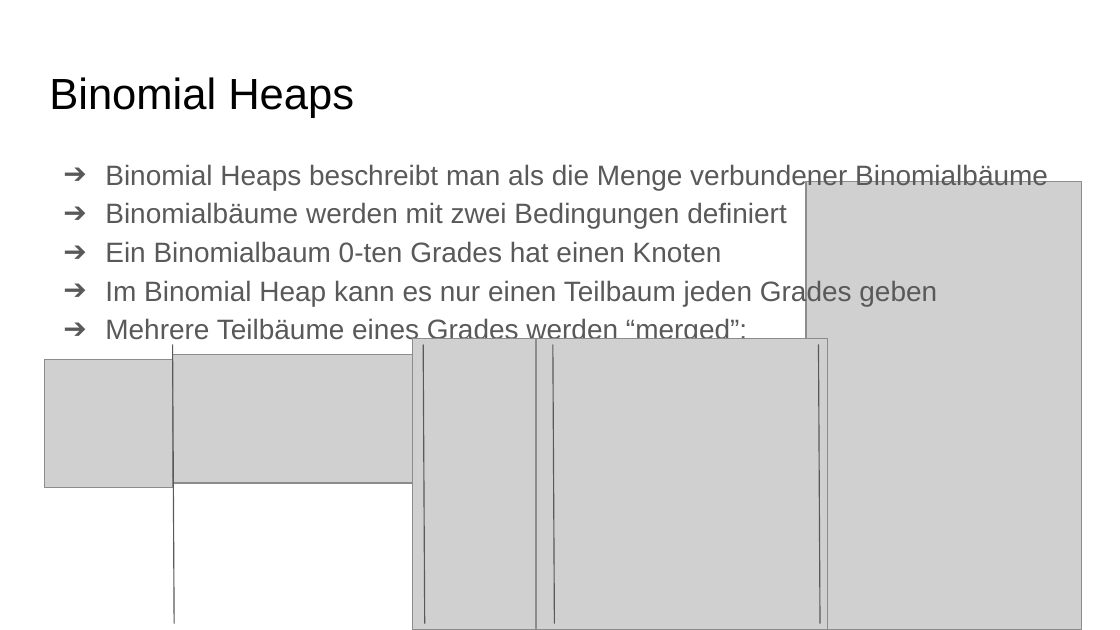
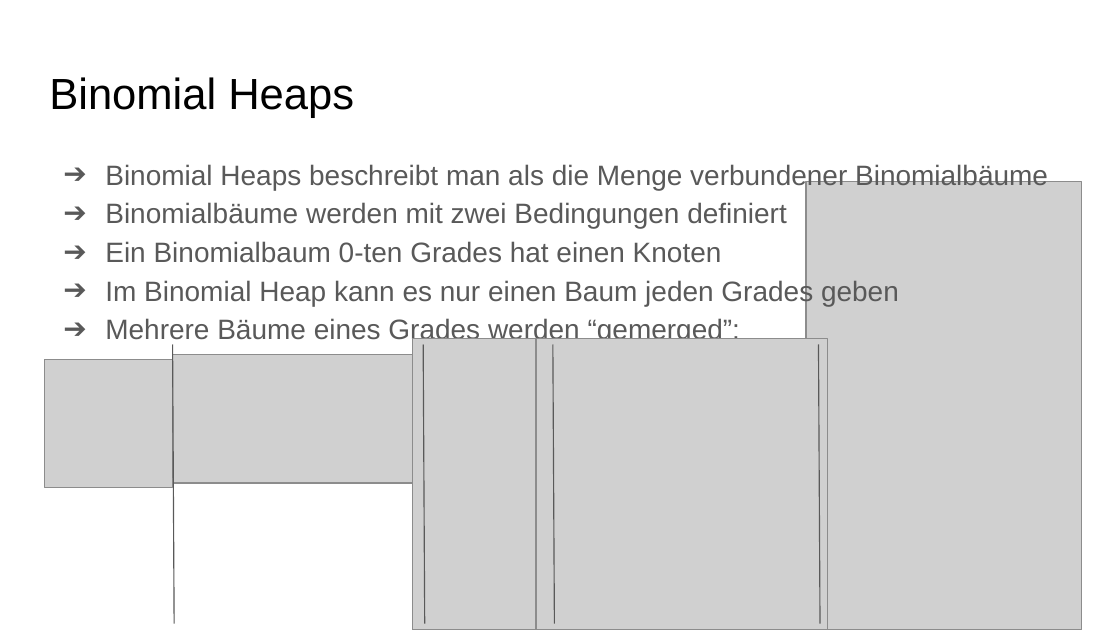
Before and after one commit to DieCoolenVonDerSchule/Algo1920fixed, a slide deck: slide 10 of Dokumente/Präsentation.pptx (slide 8 before the commit). Drawn at 1120x630 pixels with LibreOffice and Linux fonts; fonts in the diff are those of the drawing; grey boxes stand for pictures. Boxes give left, top, right and bottom in pixels: in the first picture for what was removed or moved away, otherwise in the second. Text is boxed around its words. In the diff, an @@ line names an element or a change of style, - is before the commit and + after.

```diff
--- a/Dokumente/Präsentation.pptx
+++ b/Dokumente/Präsentation.pptx
@@ text at [105, 279, 899, 345]: text changed @@
-➔ Im Binomial Heap kann es nur einen Teilbaum jeden Grades geben
-➔ Mehrere Teilbäume eines Grades werden “merged”:
+➔ Im Binomial Heap kann es nur einen Baum jeden Grades geben
+➔ Mehrere Bäume eines Grades werden “gemerged”:
```
Also in this commit, not shown: 5 other slides changed, 3 slides added, 2 slides removed, 5 other files.
